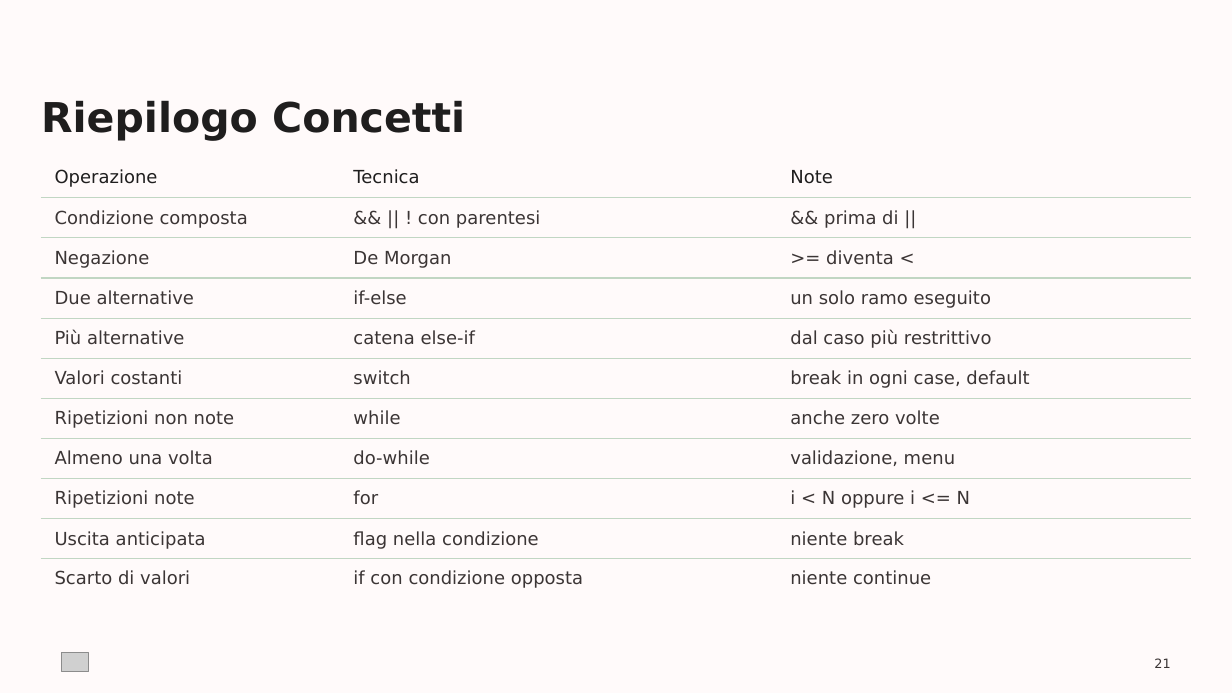
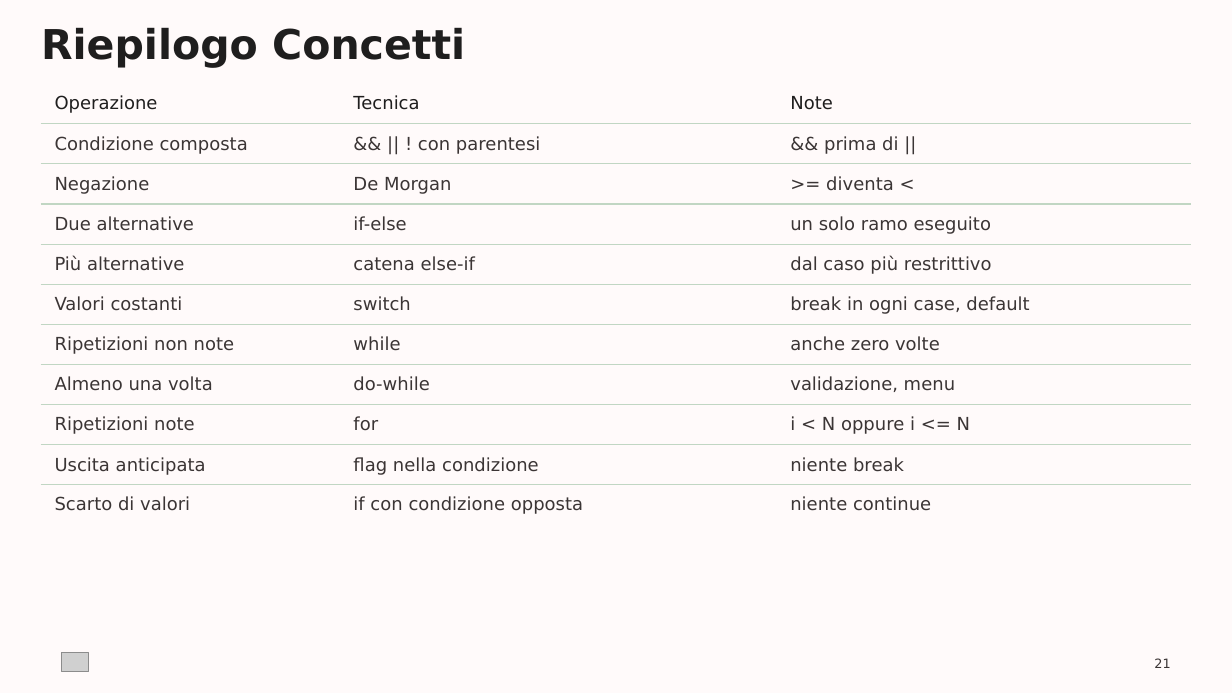
Before and after one commit to albertotesta-teach/linguaggio-C, a slide deck: slide 21 of 00-Documentazione/Linguaggio-C-02-Il-Controllo-del-Flusso.pptx. Drawn at 1232x693 pixels with LibreOffice and Linux fonts; fonts in the diff are those of the drawing; grey boxes stand for pictures. Boxes give left, top, right and bottom in pixels: in the first picture for what was removed or moved away, otherwise in the second. Text is boxed around its words. In the diff, an @@ line names an element or a change of style, - is before the commit and + after.

```diff
--- a/00-Documentazione/Linguaggio-C-02-Il-Controllo-del-Flusso.pptx
+++ b/00-Documentazione/Linguaggio-C-02-Il-Controllo-del-Flusso.pptx
@@ text "Riepilogo Concetti": place and size @@
-text "Riepilogo Concetti" at [41,100,465,141]
+text "Riepilogo Concetti" at [41,27,465,68]
@@ table: place and size @@
-table at [41,158,1191,592]
+table at [41,84,1191,518]
```
Also in this commit, not shown: 31 other slides changed, 7 other files.
